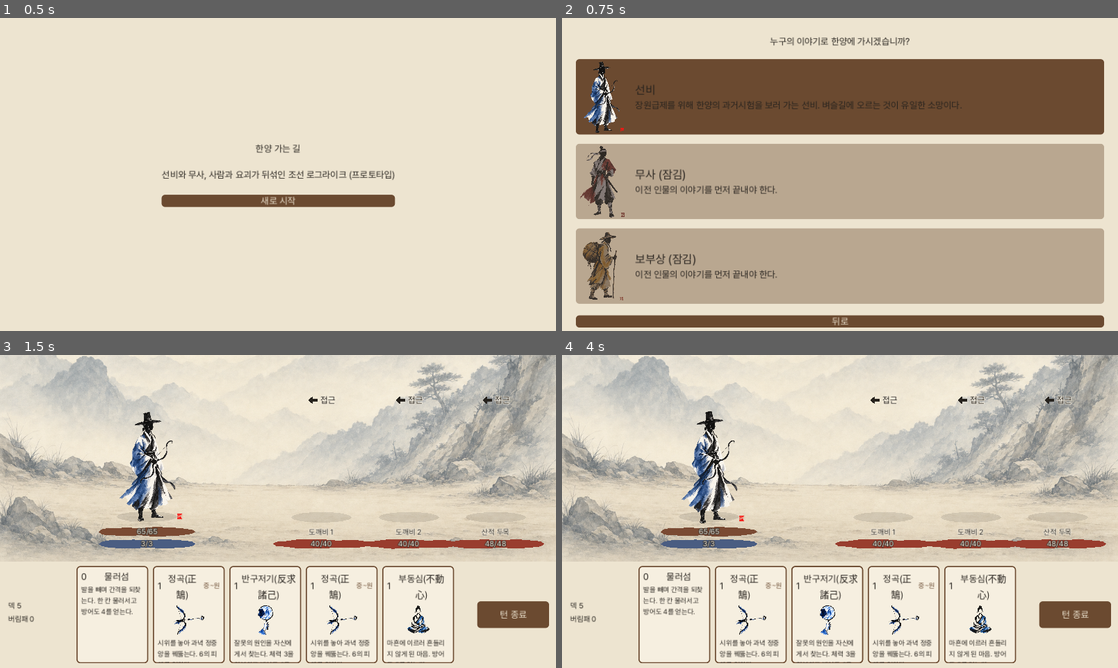
Above: before the commit, frames 1-4 (two rows, left to right).
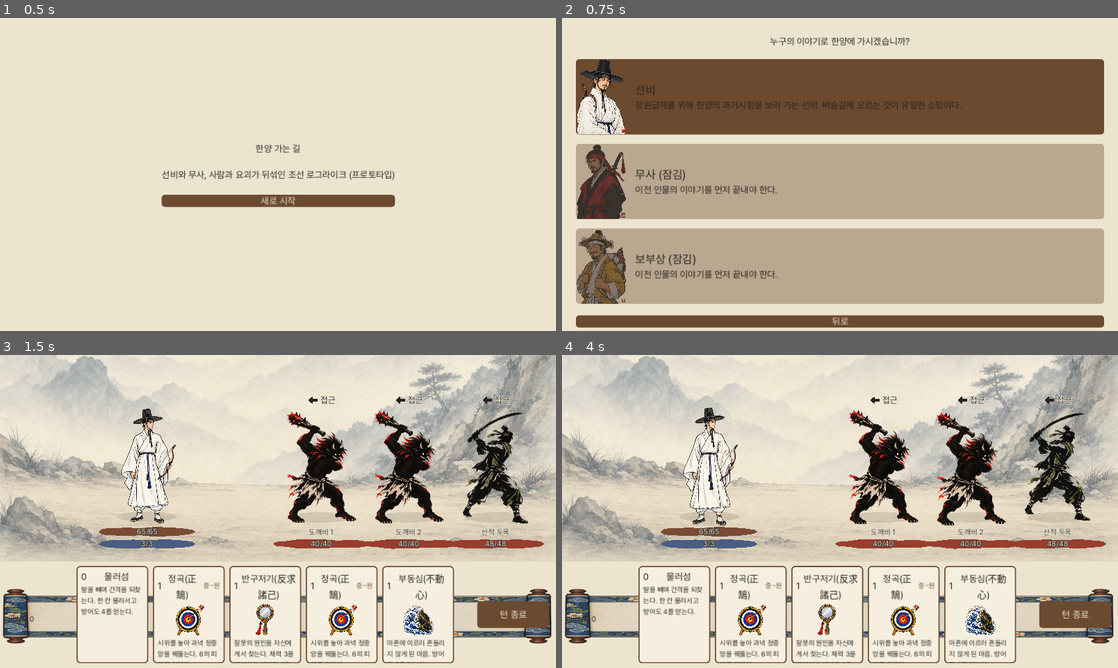
Above: after the commit, the same moments.

Repository: ming87-star/cardgame
Game: Godot game, scene res://scenes/main_menu/MainMenu.tscn
The game is run twice, just before and just after one commit, with the same random seed, the same clock (stepped at 60 frames per second) and the same inputs.
Inputs (mouse positions are in pixels of both pictures, inside the frame that each line leads up to):
- Up to frame 1 (0.5 s): no input
- Up to frame 2 (0.75 s): click "새로 시작" at 0.5 s
- Up to frame 3 (1.5 s): click (278, 433) at 1.25 s
- Up to frame 4 (4 s): click (673, 614) at 2 s; click (751, 614) at 2.77 s; click (828, 614) at 3.52 s

Frame 1 is identical in both runs. In frame 2, 3.9% of the frame differs, in the area x 2-12%, y 13-92%; in frame 3, 11%; in frame 4, 11%, in the area x 0-100%, y 16-93%.

Commit message:
Replace the art set: 민화 for people, ink wash for the world
Characters, their card illustrations and their card trays are now Joseon folk
painting -- bold outlines over flat 오방색 -- while backgrounds and enemies
stay ink wash, so the cast reads as drawn individuals against a nameless dark
mass. Enemies get their three intent poses, and the road gets its first three
backgrounds.

Clothing carries no rank anywhere: none of the three has passed an
examination or holds office, so no embroidery, gold thread or 흉배. Each
character's age and features are pinned in the generation prompts, after the
battle sprites came back twenty years younger than the portraits. 무사's sword
is a 환도 -- small round guard, red tassel, plain banded grip -- not a katana.

Select-screen portraits are waist-up with a seal stamp; battle sprites are
full-body, seal-free and framed tight, since a floating seal makes no sense
mid-fight.

Co-Authored-By: Claude Opus 5 <noreply@anthropic.com>
Claude-Session: https://claude.ai/code/session_01PKeJKsimFQB1togqvkG23u

Diff:
--- a/resources/cards/gwanhyeok.tres
+++ b/resources/cards/gwanhyeok.tres
@@ -1,9 +1,11 @@
-[gd_resource type="Resource" script_class="CardData" load_steps=2 format=3]
+[gd_resource type="Resource" script_class="CardData" load_steps=3 format=3]
 
 [ext_resource type="Script" path="res://scripts/data/card_data.gd" id="1"]
+[ext_resource type="Texture2D" path="res://resources/art/cards/gwanhyeok.png" id="2"]
 
 [resource]
 script = ExtResource("1")
+art = ExtResource("2")
 id = "gwanhyeok"
 card_name = "관혁(貫革)"
 description = "가죽 과녁을 꿰뚫는 강궁. 8의 피해를 입히고 2턴간 취약을 부여한다."
--- a/resources/cards/hoyeonjigi.tres
+++ b/resources/cards/hoyeonjigi.tres
@@ -1,9 +1,11 @@
-[gd_resource type="Resource" script_class="CardData" load_steps=2 format=3]
+[gd_resource type="Resource" script_class="CardData" load_steps=3 format=3]
 
 [ext_resource type="Script" path="res://scripts/data/card_data.gd" id="1"]
+[ext_resource type="Texture2D" path="res://resources/art/cards/hoyeonjigi.png" id="2"]
 
 [resource]
 script = ExtResource("1")
+art = ExtResource("2")
 id = "hoyeonjigi"
 card_name = "호연지기(浩然之氣)"
 description = "천지에 가득한 크고 굳센 기운을 기른다. 힘 3을 얻는다."
--- a/resources/characters/merchant.tres
+++ b/resources/characters/merchant.tres
@@ -1,11 +1,17 @@
-[gd_resource type="Resource" script_class="CharacterData" load_steps=3 format=3]
+[gd_resource type="Resource" script_class="CharacterData" load_steps=6 format=3]
 
 [ext_resource type="Script" path="res://scripts/data/character_data.gd" id="1"]
 [ext_resource type="Texture2D" path="res://resources/art/characters/merchant.png" id="2"]
+[ext_resource type="Texture2D" path="res://resources/art/battle/merchant_idle.png" id="3"]
+[ext_resource type="Texture2D" path="res://resources/art/battle/merchant_attack.png" id="4"]
+[ext_resource type="Texture2D" path="res://resources/art/trays/merchant.png" id="5"]
 
 [resource]
 script = ExtResource("1")
 portrait = ExtResource("2")
+battle_idle = ExtResource("3")
+battle_attack = ExtResource("4")
+card_tray = ExtResource("5")
 id = "merchant"
 display_name = "보부상"
 motivation = "빚을 갚기 위해 한양 저잣거리에 물건을 대러 가는 보부상. 장사가 잘 풀려야 목숨을 부지한다."
--- a/resources/characters/scholar.tres
+++ b/resources/characters/scholar.tres
@@ -1,11 +1,17 @@
-[gd_resource type="Resource" script_class="CharacterData" load_steps=3 format=3]
+[gd_resource type="Resource" script_class="CharacterData" load_steps=6 format=3]
 
 [ext_resource type="Script" path="res://scripts/data/character_data.gd" id="1"]
 [ext_resource type="Texture2D" path="res://resources/art/characters/scholar.png" id="2"]
+[ext_resource type="Texture2D" path="res://resources/art/battle/scholar_idle.png" id="3"]
+[ext_resource type="Texture2D" path="res://resources/art/battle/scholar_attack.png" id="4"]
+[ext_resource type="Texture2D" path="res://resources/art/trays/scholar.png" id="5"]
 
 [resource]
 script = ExtResource("1")
 portrait = ExtResource("2")
+battle_idle = ExtResource("3")
+battle_attack = ExtResource("4")
+card_tray = ExtResource("5")
 id = "scholar"
 display_name = "선비"
 motivation = "장원급제를 위해 한양의 과거시험을 보러 가는 선비. 벼슬길에 오르는 것이 유일한 소망이다."
--- a/resources/characters/warrior.tres
+++ b/resources/characters/warrior.tres
@@ -1,11 +1,17 @@
-[gd_resource type="Resource" script_class="CharacterData" load_steps=3 format=3]
+[gd_resource type="Resource" script_class="CharacterData" load_steps=6 format=3]
 
 [ext_resource type="Script" path="res://scripts/data/character_data.gd" id="1"]
 [ext_resource type="Texture2D" path="res://resources/art/characters/warrior.png" id="2"]
+[ext_resource type="Texture2D" path="res://resources/art/battle/warrior_idle.png" id="3"]
+[ext_resource type="Texture2D" path="res://resources/art/battle/warrior_attack.png" id="4"]
+[ext_resource type="Texture2D" path="res://resources/art/trays/warrior.png" id="5"]
 
 [resource]
 script = ExtResource("1")
 portrait = ExtResource("2")
+battle_idle = ExtResource("3")
+battle_attack = ExtResource("4")
+card_tray = ExtResource("5")
 id = "warrior"
 display_name = "무사"
 motivation = "몰락한 가문을 다시 세우기 위해 한양의 무과에 응시하려는 무사. 실력으로 증명하는 것만이 살길이다."
--- a/resources/enemies/bandit_chief.tres
+++ b/resources/enemies/bandit_chief.tres
@@ -1,6 +1,9 @@
-[gd_resource type="Resource" script_class="EnemyData" load_steps=2 format=3]
+[gd_resource type="Resource" script_class="EnemyData" load_steps=5 format=3]
 
 [ext_resource type="Script" path="res://scripts/data/enemy_data.gd" id="1"]
+[ext_resource type="Texture2D" path="res://resources/art/enemies/bandit_chief_idle.png" id="2"]
+[ext_resource type="Texture2D" path="res://resources/art/enemies/bandit_chief_attack.png" id="3"]
+[ext_resource type="Texture2D" path="res://resources/art/enemies/bandit_chief_guard.png" id="4"]
 
 [resource]
 script = ExtResource("1")
@@ -20,3 +23,6 @@
 "type": "buff",
 "value": 2
 }])
+art_idle = ExtResource("2")
+art_attack = ExtResource("3")
+art_guard = ExtResource("4")
--- a/resources/enemies/dokkaebi.tres
+++ b/resources/enemies/dokkaebi.tres
@@ -1,6 +1,9 @@
-[gd_resource type="Resource" script_class="EnemyData" load_steps=2 format=3]
+[gd_resource type="Resource" script_class="EnemyData" load_steps=5 format=3]
 
 [ext_resource type="Script" path="res://scripts/data/enemy_data.gd" id="1"]
+[ext_resource type="Texture2D" path="res://resources/art/enemies/dokkaebi_idle.png" id="2"]
+[ext_resource type="Texture2D" path="res://resources/art/enemies/dokkaebi_attack.png" id="3"]
+[ext_resource type="Texture2D" path="res://resources/art/enemies/dokkaebi_guard.png" id="4"]
 
 [resource]
 script = ExtResource("1")
@@ -20,3 +23,6 @@
 "type": "attack",
 "value": 11
 }])
+art_idle = ExtResource("2")
+art_attack = ExtResource("3")
+art_guard = ExtResource("4")
Binary file added: resources/art/battle/merchant_attack.png
Not shown, added: resources/art/battle/merchant_attack.png.import
Binary file added: resources/art/battle/merchant_idle.png
Not shown, added: resources/art/battle/merchant_idle.png.import
Binary file added: resources/art/battle/scholar_attack.png
Not shown, added: resources/art/battle/scholar_attack.png.import
Binary file added: resources/art/battle/scholar_idle.png
Not shown, added: resources/art/battle/scholar_idle.png.import
Binary file added: resources/art/battle/warrior_attack.png
Not shown, added: resources/art/battle/warrior_attack.png.import
Binary file added: resources/art/battle/warrior_idle.png
Not shown, added: resources/art/battle/warrior_idle.png.import
(and 35 more such lines)
